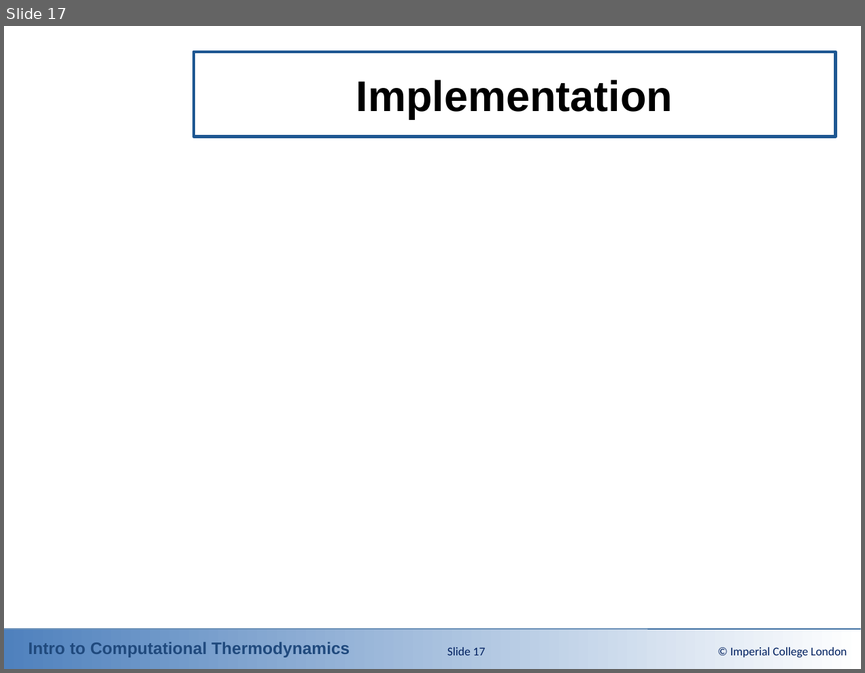
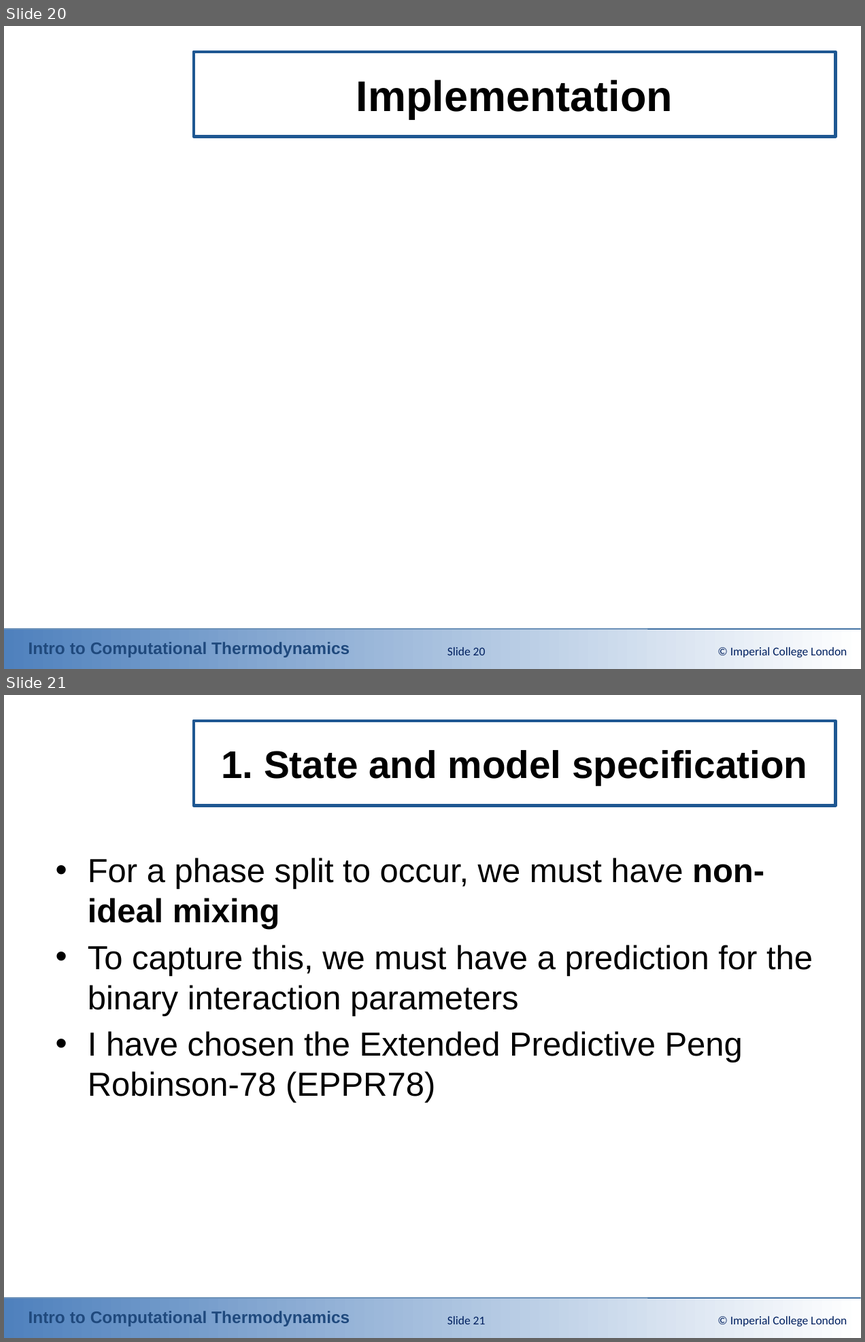
Before and after one commit to ClapeyronThermo/introduction-to-computational-thermodynamics, a slide deck: Part 3 - Solving the problems/Powerpoint Slides/3-3_Chemical_Stability_Analysis.pptx. Shown one above the other, each under a label of ours: slide 17 before the commit, slides 20 and 21 after it. The pictures are 865x673 and 865x1342 pixels, drawn with LibreOffice and Linux fonts; fonts in the diff are those of the drawing; grey boxes stand for pictures; background and template pictures are left out. Boxes give left, top, right and bottom in pixels: in the first picture for what was removed or moved away, otherwise in the second. Text is boxed around its words. In the diff, an @@ line names an element or a change of style, - is before the commit and + after.

```diff
--- a/Part 3 - Solving the problems/Powerpoint Slides/3-3_Chemical_Stability_Analysis.pptx
+++ b/Part 3 - Solving the problems/Powerpoint Slides/3-3_Chemical_Stability_Analysis.pptx
@@ slide 21 added at bbox=[4, 695, 861, 1338], background #FFFFFF; not listed: 3 template elements that a slide beside it also shows @@
@@ title added at bbox=[193, 721, 835, 806], outline #1E5792 2.5 pt, 32.4 pt, text #000000, bold @@
+1. State and model specification
@@ text added at bbox=[88, 858, 813, 1102], 28 pt, text #000000 @@
+• For a phase split to occur, we must have non-ideal mixing
+• To capture this, we must have a prediction for the binary interaction parameters
+• I have chosen the Extended Predictive Peng Robinson-78 (EPPR78)
@@ page number added at bbox=[447, 1316, 485, 1324], 10 pt, text #002060 @@
+Slide 21
@@ text added at bbox=[730, 1316, 847, 1326], 10 pt, text #002060 @@
+© Imperial College London
@@ what was slide 17 is now slide 20 @@
@@ page number at bbox=[447, 647, 485, 655]: text changed @@
-Slide 17
+Slide 20
```
Also in this commit, not shown: 3 slides changed, 6 other slides added, 2 slides removed, 15 other files.
